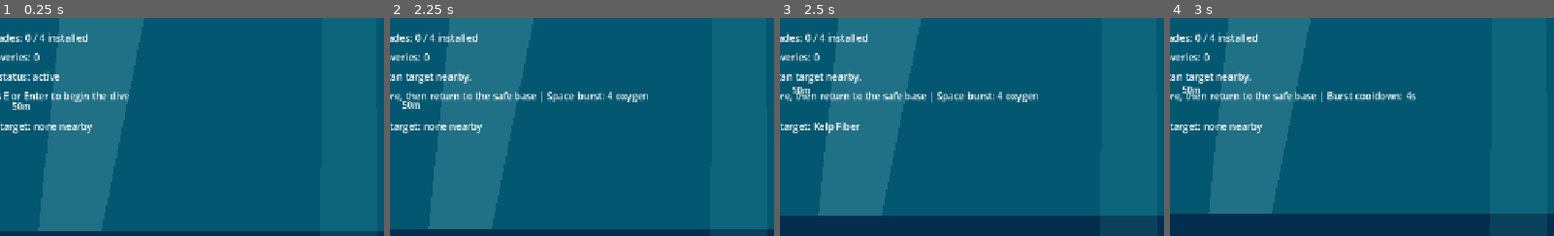
Above: before the commit, frames 1-4 (left to right).
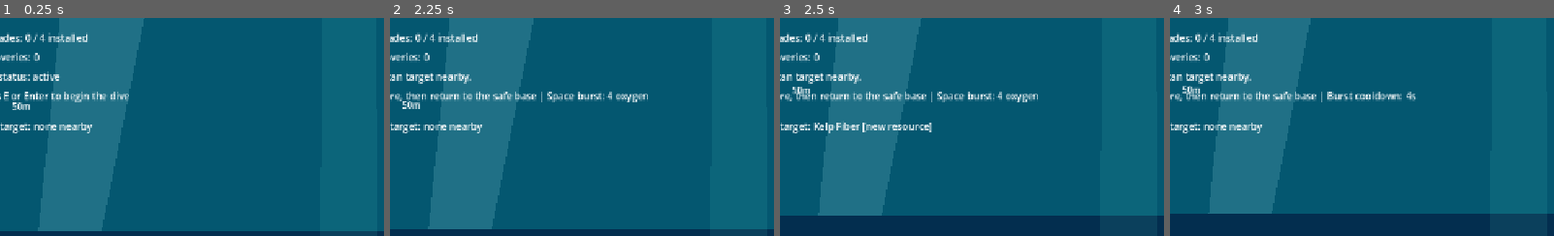
Above: after the commit, the same moments.

Repository: joeypshell/OceanGame
Game: Godot game, scene res://scenes/Main.tscn
Two runs of this game, one before a commit and one after it. Both use one fixed random seed, a clock stepped at 60 frames per second and the inputs below.
Inputs:
- Up to frame 1 (0.25 s): no input
- Up to frame 2 (2.25 s): tap E (interact) at 0.5, 1.35 s; hold D (move_right) 0.53-1.28 s; tap F (scan) at 0.6, 1.55, 2.1 s; hold S (move_down) 1.28-2.03 s; hold D (move_right) from 2.03 s (still down)
- Up to frame 3 (2.5 s): keep holding D (move_right)
- Up to frame 4 (3 s): release D (move_right) at 2.78 s; hold Space (burst_thruster) from 2.78 s (still down); tap F (scan) at 2.85 s
The pictures show only the part of the screen within x 4-54%, y 46-96%; the shares and areas given below are measured in that part.

Frames 1-2 are identical in both runs. In frame 3, 0.4% of the frame differs, in the area x 21-40%, y 48-53%; in frame 4, nothing differs.

Commit message:
Resolve #56 scanner target preview

Diff:
--- a/scripts/main.gd
+++ b/scripts/main.gd
@@ -936,7 +936,28 @@
 	if current_scan_target == null:
 		scan_target_label.text = "Scan target: none nearby"
 	else:
-		scan_target_label.text = "Scan target: %s" % _scan_target_display_name(current_scan_target)
+		scan_target_label.text = "Scan target: %s [%s %s]" % [
+			_scan_target_display_name(current_scan_target),
+			_format_scan_target_discovery_state(current_scan_target),
+			_format_scan_target_type(current_scan_target)
+		]
+
+func _format_scan_target_discovery_state(target: Node) -> String:
+	return "known" if progression_state.has_discovery(_scan_target_id(target)) else "new"
+
+func _format_scan_target_type(target: Node) -> String:
+	if target is ResourcePickup:
+		return "resource"
+
+	match _scan_target_id(target):
+		"lantern_fry":
+			return "creature"
+		"thermal_vent":
+			return "environment"
+		"pressure_wreck_signal", "wreck_signal_cache":
+			return "wreck signal"
+		_:
+			return "clue"
 
 func _current_max_oxygen() -> float:
 	if progression_state.has_upgrade(OXYGEN_TANK_UPGRADE_ID):
Not shown, changed: docs/current/GAMEPLAY.md
Not shown, changed: docs/current/ROADMAP.md
Not shown, changed: docs/planning/PROJECT_STATUS_REVIEW_2026_06_25.md
